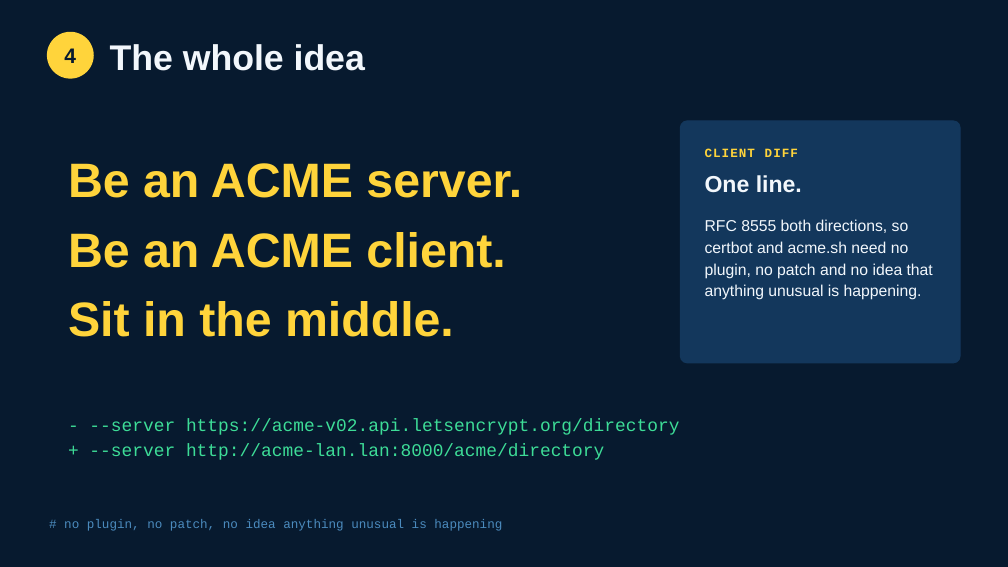
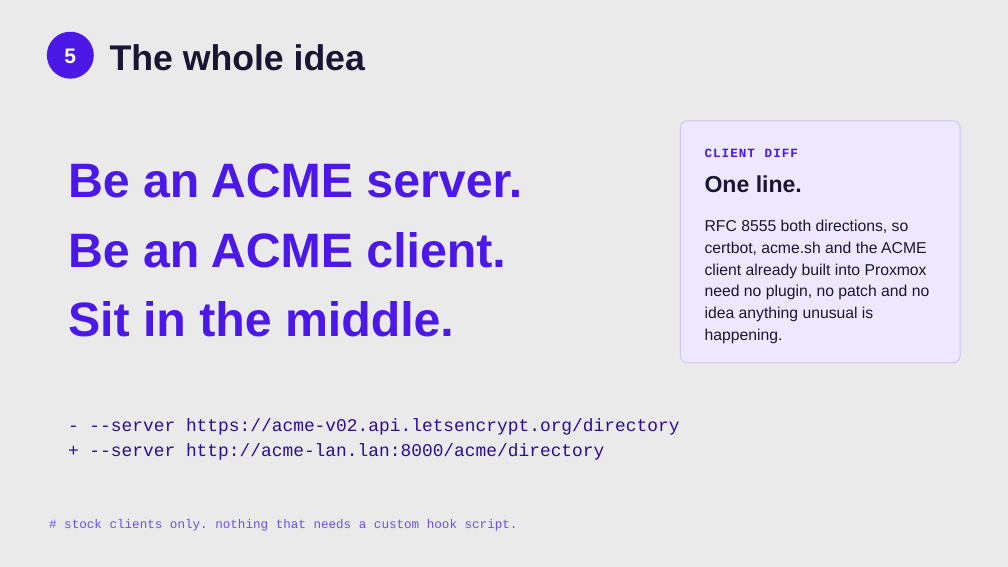
Before and after one commit to smallsam/acme-lan, a slide deck: slide 7 of talks/pycon-au-2026/acme-lan-pycon-au-2026.pptx (slide 6 before the commit). Drawn at 1008x567 pixels with LibreOffice and Linux fonts; fonts in the diff are those of the drawing. Boxes give left, top, right and bottom in pixels: in the first picture for what was removed or moved away, otherwise in the second. Text is boxed around its words. In the diff, an @@ line names an element or a change of style, - is before the commit and + after.

```diff
--- a/talks/pycon-au-2026/acme-lan-pycon-au-2026.pptx
+++ b/talks/pycon-au-2026/acme-lan-pycon-au-2026.pptx
@@ background #071A2F to #EAEAEA @@
@@ text "The whole idea" at [110,44,365,71]: text colour #F2F7FC to #1A1533 @@
@@ ellipse at [47,32,94,79]: fill #FFD43B to #4B18E8 @@
@@ text at [64,48,76,63]: text changed; text colour #071A2F to #FFFFFF @@
-4
+5
@@ text "Be an ACME server." at [68,163,522,337]: text colour #FFD43B to #4B18E8 @@
@@ rounded rectangle at [681,121,960,363]: fill #13375C to #EDE8FD; outline #13375C 1 pt to #CFC6EE 1 pt @@
@@ text "CLIENT DIFF" at [705,148,798,157]: text colour #FFD43B to #4B18E8 @@
@@ text "One line." at [705,175,802,193]: text colour #F2F7FC to #1A1533 @@
@@ text at [705,219,930,344]: text changed; text colour #F2F7FC to #1A1533 @@
-RFC 8555 both directions, so certbot and acme.sh need no plugin, no patch and no idea that anything unusual is happening.
+RFC 8555 both directions, so certbot, acme.sh and the ACME client already built into Proxmox need no plugin, no patch and no idea anything unusual is happening.
@@ text "- --server https://acme-v02.api.letsencrypt.org/directory" at [89,418,679,460]: text colour #3DDC97 to #2E0C93 @@
@@ text at [64,519,518,531]: text changed; text colour #4B8BBE to #6B4EF0 @@
-# no plugin, no patch, no idea anything unusual is happening
+# stock clients only. nothing that needs a custom hook script.
```
Also in this commit, not shown: 17 other slides changed, 3 slides added, 2 slides removed, 4 other files.
